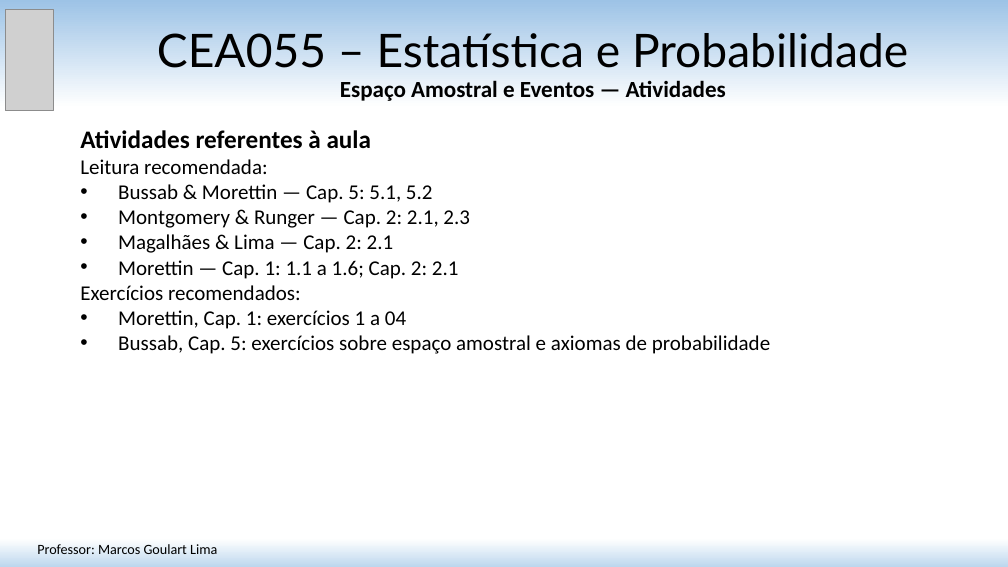
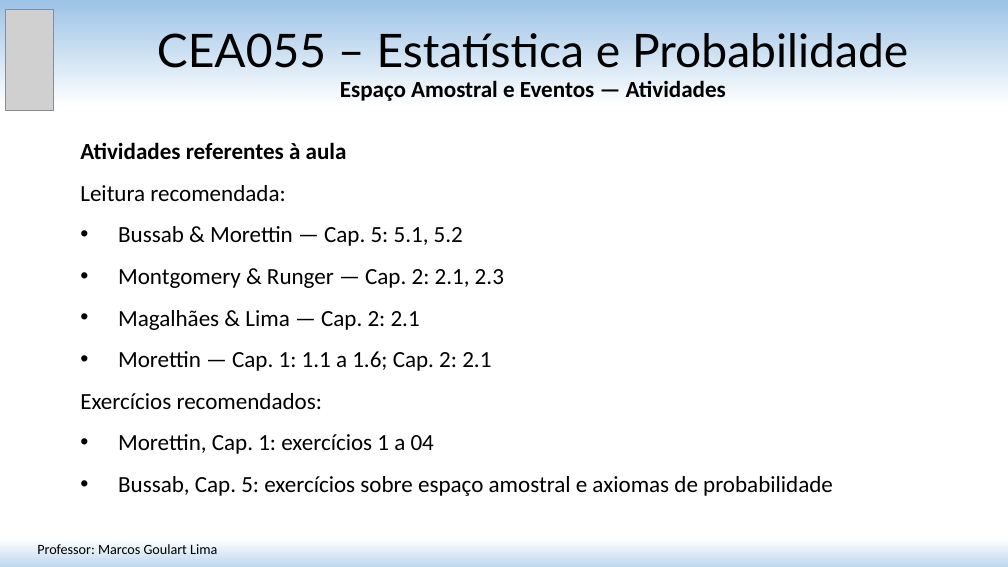
Before and after one commit to matmarcos/minhas-aulas, a slide deck: slide 32 of content/2026-2/cea055-estatistica-probabilidade/03-introducao-probabilidade/Aula_03_Introducao_Probabilidade.pptx (slide 27 before the commit). Drawn at 1008x567 pixels with LibreOffice and Linux fonts; fonts in the diff are those of the drawing; grey boxes stand for pictures. Boxes give left, top, right and bottom in pixels: in the first picture for what was removed or moved away, otherwise in the second. Text is boxed around its words. In the diff, an @@ line names an element or a change of style, - is before the commit and + after.

Commit message:
Atualiza slides da Aula 3 (32 slides: revisao do professor + 4 slides de verificacao)

```diff
--- a/content/2026-2/cea055-estatistica-probabilidade/03-introducao-probabilidade/Aula_03_Introducao_Probabilidade.pptx
+++ b/content/2026-2/cea055-estatistica-probabilidade/03-introducao-probabilidade/Aula_03_Introducao_Probabilidade.pptx
@@ text "Atividades referentes à aula" at (80, 142, 833, 496): size 24 to 22 pt in "Atividades referentes à aula"; size 20 to 22 pt; line spacing 1 to 1.5 @@
```
Also in this commit, not shown: 11 other slides changed, 5 slides added, 3 other files.
